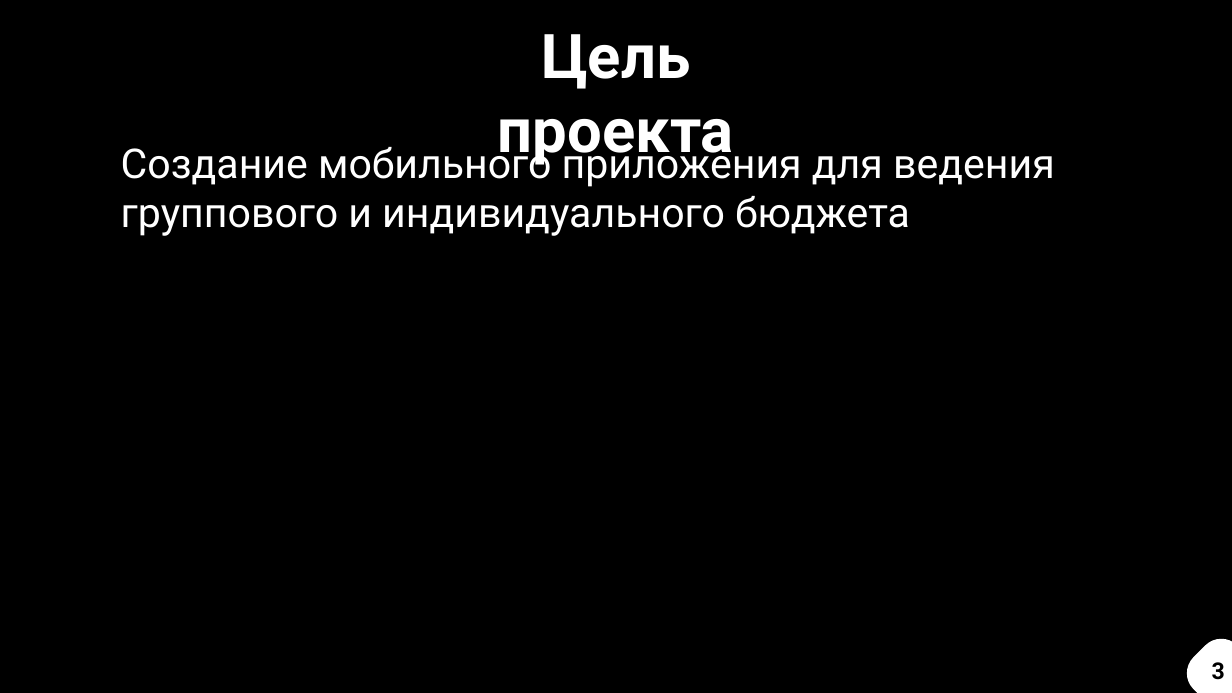
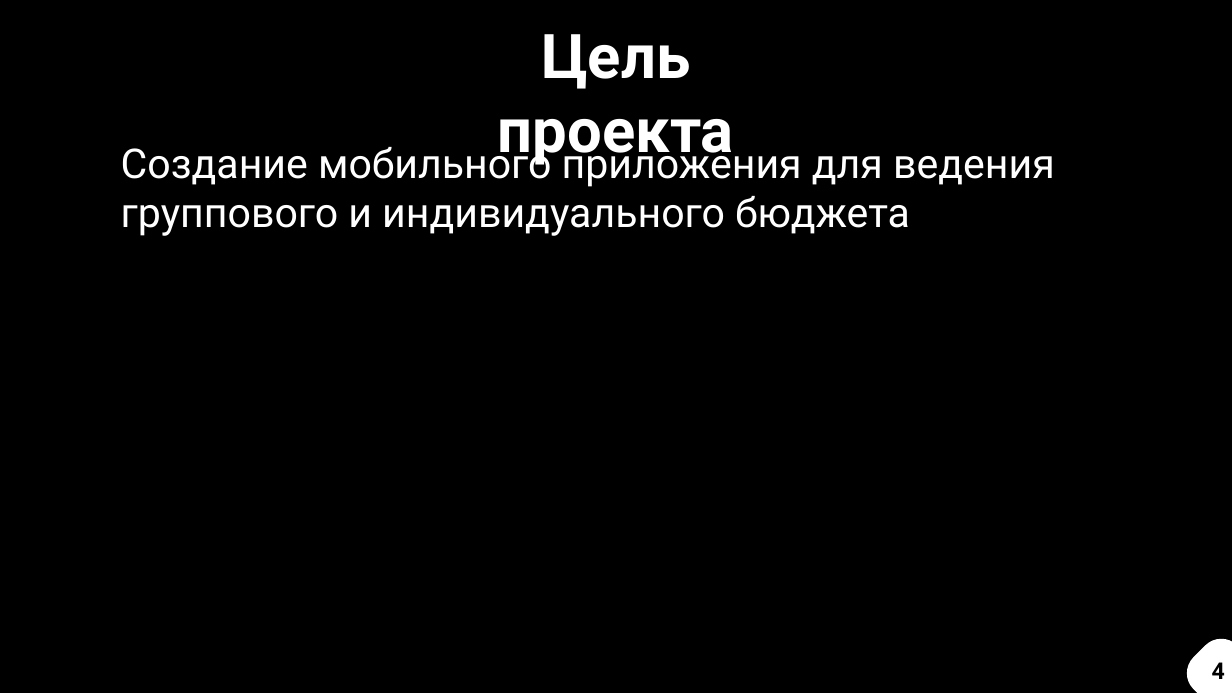
Before and after one commit to dany0k/TP-5.2-2, a slide deck: slide 4 of docs/TP-monseratt.pptx (slide 3 before the commit). Drawn at 1232x693 pixels with LibreOffice and Linux fonts; fonts in the diff are those of the drawing. Boxes give left, top, right and bottom in pixels: in the first picture for what was removed or moved away, otherwise in the second. Text is boxed around its words. In the diff, an @@ line names an element or a change of style, - is before the commit and + after.

```diff
--- a/docs/TP-monseratt.pptx
+++ b/docs/TP-monseratt.pptx
@@ text at <box>1212,662,1225,679</box>: text changed @@
-3
+4
```
Also in this commit, not shown: 6 other slides changed, 1 slide added, 2 other files.
